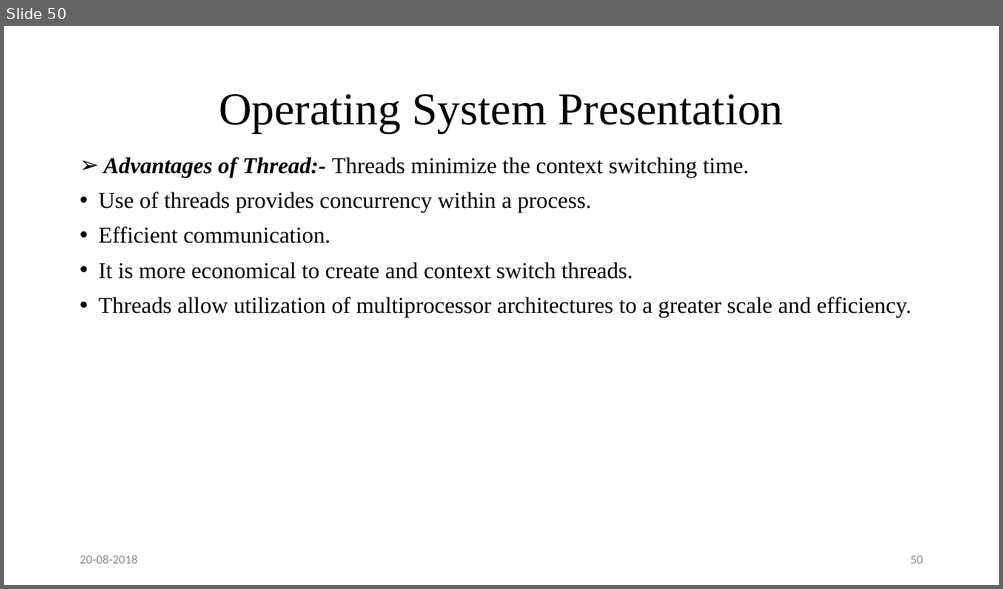
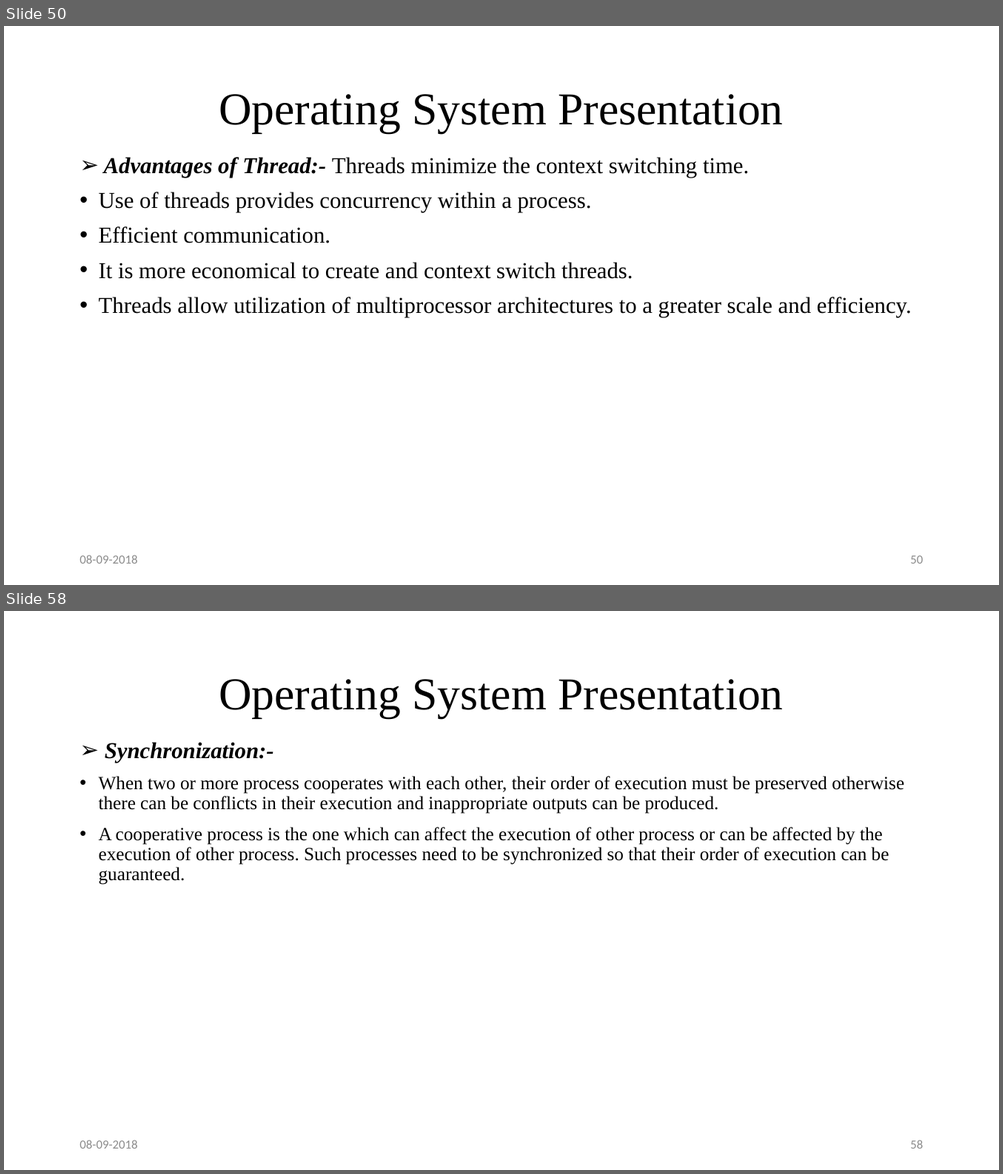
Before and after one commit to sumonkarmakar/Presentation, a slide deck: Operating System Presentation.pptx. Shown one above the other, each under a label of ours: slide 50 before the commit, slides 50 and 58 after it; the slides between them are not shown. The pictures are 1003x589 and 1003x1174 pixels, drawn with LibreOffice and Linux fonts; fonts in the diff are those of the drawing. Boxes give left, top, right and bottom in pixels: in the first picture for what was removed or moved away, otherwise in the second. Text is boxed around its words. In the diff, an @@ line names an element or a change of style, - is before the commit and + after.

```diff
--- a/Operating System Presentation.pptx
+++ b/Operating System Presentation.pptx
@@ slide 58 added at [4,611,999,1170], background #FFFFFF @@
@@ title added at [219,679,782,718], 44 pt, text #000000 @@
+Operating System Presentation
@@ text added at [99,742,904,885], 18 pt, text #000000 @@
+➢ Synchronization:-
+• When two or more process cooperates with each other, their order of execution must be preserved otherwise there can be conflicts in their execution and inappropriate outputs can be produced.
+• A cooperative process is the one which can affect the execution of other process or can be affected by the execution of other process. Such processes need to be synchronized so that their order of execution can be guaranteed.
@@ text added at [79,1140,137,1149], 12 pt, text #8C8C8C @@
+08-09-2018
@@ page number added at [910,1140,922,1149], 12 pt, text #8C8C8C @@
+58
@@ slide 50 changed as well @@
@@ text at [79,555,137,564]: text changed @@
-20-08-2018
+08-09-2018
```
Also in this commit, not shown: 50 other slides changed, 85 other slides added.
